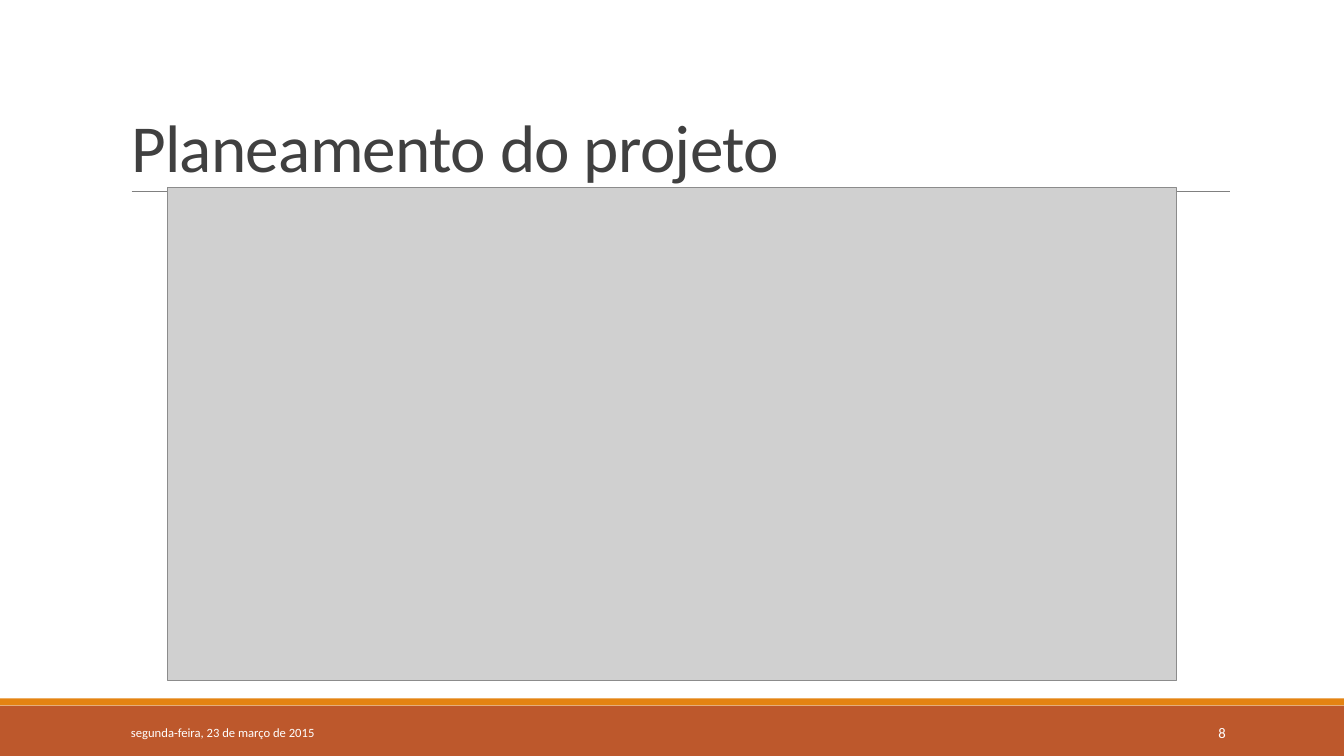
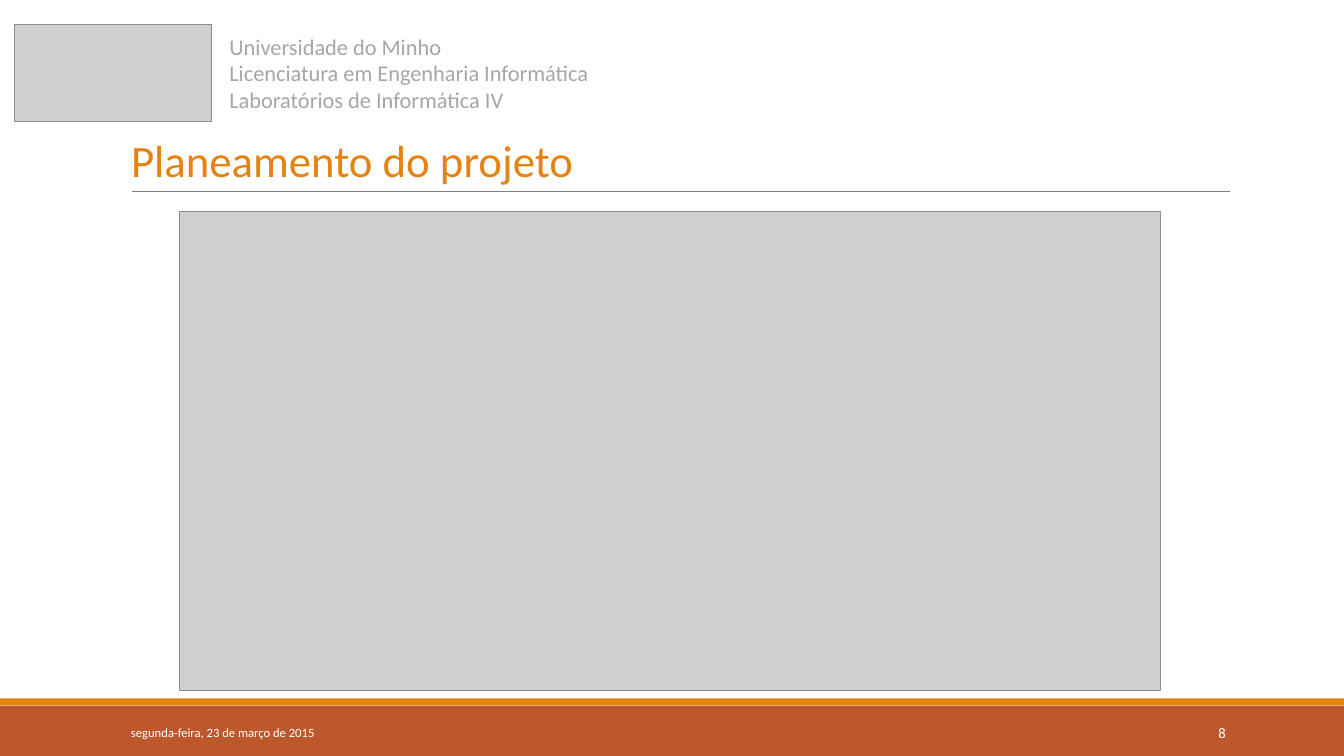
Before and after one commit to 7patricia/Aprende-com-os-Minions, a slide deck: slide 8 of 1ªFase/LI4-Grupo6-Fase1.pptx. Drawn at 1344x756 pixels with LibreOffice and Linux fonts; fonts in the diff are those of the drawing; grey boxes stand for pictures. Boxes give left, top, right and bottom in pixels: in the first picture for what was removed or moved away, otherwise in the second. Text is boxed around its words. In the diff, an @@ line names an element or a change of style, - is before the commit and + after.

```diff
--- a/1ªFase/LI4-Grupo6-Fase1.pptx
+++ b/1ªFase/LI4-Grupo6-Fase1.pptx
@@ picture added at [14,24,211,122] @@
@@ title "Planeamento do projeto" at [131,146,573,185]: size 48 to 32 pt, text colour #404040 to #E48312, letter spacing -0.5 to 0 pt @@
@@ text added at [229,39,588,108], 16 pt, text #A6A6A6 @@
+Universidade do Minho
+Licenciatura em Engenharia Informática
+Laboratórios de Informática IV
@@ picture: place and size @@
-picture at [167,188,1176,681]
+picture at [179,212,1159,691]
```
Also in this commit, not shown: 9 other slides changed, 1 other file.
